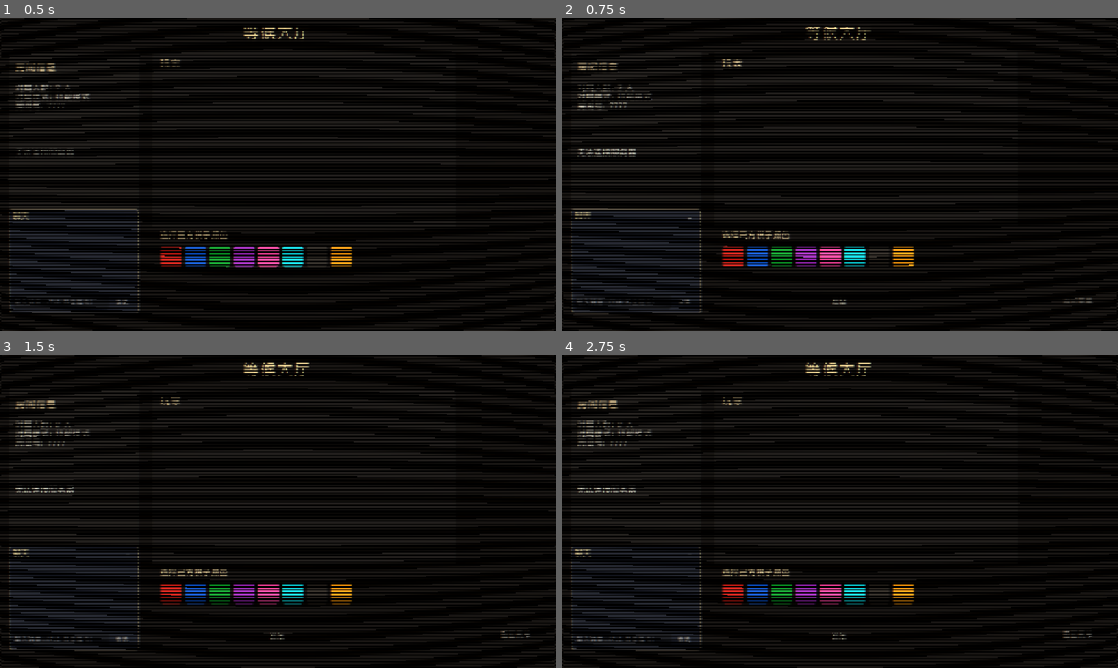
Above: before the commit, frames 1-4 (two rows, left to right).
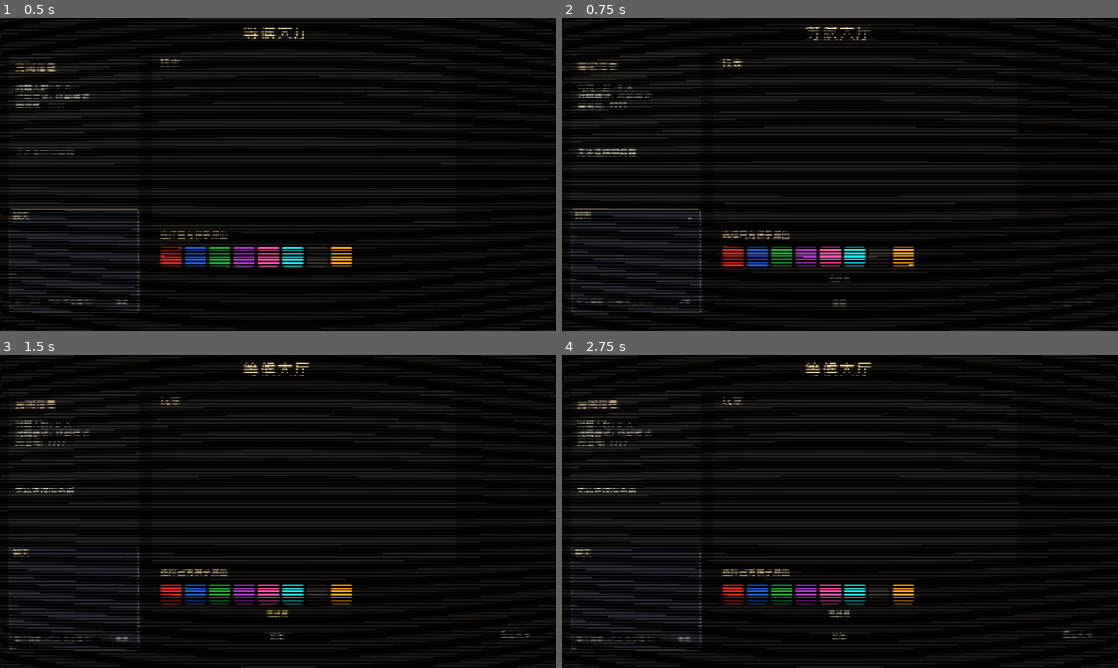
Above: after the commit, the same moments.

Repository: Lurongshika/ChessGame
Game: Godot game, scene res://scenes/lobby.tscn
Same seed, same stepped clock (60 frames per second), same inputs: the game is played once before the commit and once after it. This scene is started directly instead of the project's main scene.
Inputs (mouse positions are in pixels of both pictures, inside the frame that each line leads up to):
- Up to frame 1 (0.5 s): no input
- Up to frame 2 (0.75 s): click (734, 255) at 0.52 s
- Up to frame 3 (1.5 s): click (278, 611) at 1.25 s, where only the run after the commit has a clickable "观战席"
- Up to frame 4 (2.75 s): click (756, 592) at 2.02 s

Frame 1 is identical in both runs. In frame 2, less than 0.1% of the frame differs, in the area x 48-96%, y 82-93%; in frame 3, less than 0.1%; in frame 4, less than 0.1%.

Commit message:
feat: 等候大厅新增'观战席'
- lobby.gd:新增 spectators 表与'观战席'按钮;客户端点观战席上报 send_spectate,主机记入 spectators(不占对局席位);同步到 _players_to_data/apply;_update_ui 显示'👁 名字'观战席列表
- 大厅 _start_game 设 Global.spectators 并随 start_game RPC 下发
- game.gd:对局端识别观战者(_spectator=true,my_side4=-1/own_side=-1),输入拦截,顶部显示'观战中(仅观看)';状态由主机广播照常接收
- 说明:观战为 4p 混战常见场景;双人观战为尽力支持

Diff:
--- a/global.gd
+++ b/global.gd
@@ -12,6 +12,7 @@
 var my_color := -1          # 大厅:己方选的棋子颜色索引(0-15)
 var player_colors := {}     # 对局:side -> 棋子颜色索引(大厅分配)
 var lobby_players := {}     # 对局:side -> {name, avatar_data, color} 四方玩家信息(大厅传入)
+var spectators := {}       # 对局:pseudo_id -> {name, avatar_data} 观战席(不占席位,只观看)
 var game_rules := {}        # 自定义对局规则(大厅选项): win_mode/king_down/promotion/kill_count
 var from_lobby := false     # 是否从等候大厅进入对局(复用大厅连接)
 var reconnect_mode := false # 断线重连:客户端直接进 game 场景重连(跳过 Lobby,避免跨场景 RPC 路径错误)
--- a/scripts/game.gd
+++ b/scripts/game.gd
@@ -211,6 +211,7 @@
 var chat: Panel  # 对局聊天栏
 var _tip: Control  # 塔罗牌技能信息悬浮提示(共享)
 var _tip_is_piece := false    # 当前 tooltip 是否显示棋子状态
+var _spectator := false       # 观战席:无固定方,只收状态,不操作
 var _piece_last_key := ""     # 上次棋子状态内容(避免每帧重建)
 var record_panel: Panel  # 对局记录中心悬浮窗
 var record_btn: Button  # 屏幕下方对局记录按钮
@@ -262,6 +263,8 @@
 				my_side4 = _find_my_side4()
 				if my_side4 >= 0:
 					own_side = my_side4
+				else:
+					_spectator = true  # 观战席:无固定方
 				if net_role == "host":
 					_build_four_side_map()
 				# 本机视角旋转:自己的半场朝下(红不转/黑180°/绿90°CW/蓝270°CW)
@@ -308,6 +311,14 @@
 			_show_skill_draft4()
 			if _has_user_arg("--auto"):
 				call_deferred("_auto_pick_four")
+		# 观战席:该客户端在大厅选了观战——无固定方,只观看(状态由主机广播)
+		if Global.spectators.has(multiplayer.get_unique_id()):
+			_spectator = true
+			var sp_txt := _make_label("观战中(仅观看)", 24, Color(0.6, 0.75, 1.0))
+			sp_txt.position = Vector2(0, 150)
+			sp_txt.size = Vector2(1280, 60)
+			sp_txt.horizontal_alignment = HORIZONTAL_ALIGNMENT_CENTER
+			ui.add_child(sp_txt)
 		return
 	if net_role == "local":
 		if Global.demo_perk != "":
@@ -5514,6 +5525,8 @@
 # ==================== 交互 ====================
 
 func _unhandled_input(event: InputEvent) -> void:
+	if _spectator:
+		return  # 观战席:只观看,不操作
 	if four_mode:
 		_handle_input4(event)
 		return
--- a/scripts/lobby.gd
+++ b/scripts/lobby.gd
@@ -9,6 +9,7 @@
 const COLORS16 := Global.COLORS16
 
 var players := {}      # peer_id -> {name, avatar_data, color}
+var spectators := {}   # peer_id -> {name, avatar_data} 观战席(不占用下棋席位)
 var my_peer := 1
 var lobby_label: Label
 var players_box: VBoxContainer
@@ -114,6 +115,10 @@
 		Global.change_scene_with_fade("res://scenes/main.tscn")
 	)
 	add_child(back)
+	# 观战席:不占下棋席位,只能观看
+	var spectate_btn := _make_button("观战席", Vector2(540, 572), Vector2(200, 44))
+	spectate_btn.pressed.connect(_request_spectate)
+	add_child(spectate_btn)
 
 	# 聊天面板(左下角,可拖动/折叠)
 	chat = ChatPanel.new()
@@ -197,6 +202,27 @@
 	send_profile.rpc_id(1, prof.get("username", "玩家"), prof)
 
 
+# 加入方点击"观战席":上报主机,加入观战名单(不占对局席位)
+func _request_spectate() -> void:
+	if Global.net_role == "host":
+		return  # 房主为玩家,不能观战
+	var prof := Profile.to_net_data()
+	var nm: String = prof.get("username", "玩家")
+	send_spectate.rpc_id(1, nm, prof)
+
+
+@rpc("any_peer", "reliable")
+func send_spectate(name: String, avatar_data: Dictionary) -> void:
+	if not multiplayer.is_server():
+		return
+	var pid := multiplayer.get_remote_sender_id()
+	# 已在玩家席位的不再重复;观战者不占席位
+	players.erase(pid)
+	spectators[pid] = {"name": name, "avatar_data": avatar_data}
+	_update_ui()
+	_sync_players.rpc(_players_to_data())
+
+
 @rpc("any_peer", "reliable")
 func send_profile(name: String, avatar_data: Dictionary) -> void:
 	if not multiplayer.is_server():
@@ -244,6 +270,7 @@
 
 func _on_peer_disconnected(pid: int) -> void:
 	players.erase(pid)
+	spectators.erase(pid)
 	_update_ui()
 
 
@@ -257,12 +284,21 @@
 			"ready": bool(players[pid].get("ready", false)),
 			"join_order": int(players[pid].get("join_order", 0)),
 		}
+	var sp := {}
+	for spid in spectators:
+		sp[str(spid)] = {"name": spectators[spid]["name"]}
+	data["__spectators"] = sp
 	return data
 
 
 func _apply_players(data: Dictionary) -> void:
 	players = {}
+	spectators = {}
 	for pid in data:
+		if pid == "__spectators":
+			for spid in data[pid]:
+				spectators[int(spid)] = {"name": data[pid][spid]["name"], "avatar_data": {}}
+			continue
 		var p: Dictionary = data[pid]
 		players[int(pid)] = {"name": p["name"], "avatar_data": p["avatar"], "color": int(p["color"]), "ready": bool(p.get("ready", false)), "join_order": int(p.get("join_order", 0))}
 		if int(pid) == my_peer:
@@ -414,6 +450,16 @@
 	for pid in order:
 		var p: Dictionary = players[pid]
 		players_box.add_child(_player_row(pid, p))
+	# 观战席
+	if not spectators.is_empty():
+		var sp_label := _make_label("观战席:", 15, Color(0.6, 0.75, 1.0))
+		players_box.add_child(sp_label)
+		var sp_order: Array = spectators.keys()
+		sp_order.sort()
+		for spid in sp_order:
+			var sp: Dictionary = spectators[spid]
+			var row := _make_label("👁 %s" % sp["name"], 15, Color(0.62, 0.68, 0.78))
+			players_box.add_child(row)
 	_update_room_count()
 	# 颜色板禁用已被选的
 	if color_box != null:
@@ -560,17 +606,21 @@
 				"is_ai": true,
 			}
 	Global.from_lobby = true
-	start_game.rpc(Global.player_colors, Global.game_mode, Global.standard_mode, lobby_players, Global.game_rules)
+	Global.spectators = {}
+	for spid in spectators:
+		Global.spectators[spid] = {"name": spectators[spid]["name"], "avatar_data": {}}
+	start_game.rpc(Global.player_colors, Global.game_mode, Global.standard_mode, lobby_players, Global.game_rules, Global.spectators)
 
 
 @rpc("authority", "call_local", "reliable")
-func start_game(colors: Dictionary, mode: String, standard: bool, lobby_players: Dictionary = {}, game_rules: Dictionary = {}) -> void:
+func start_game(colors: Dictionary, mode: String, standard: bool, lobby_players: Dictionary = {}, game_rules: Dictionary = {}, spectators: Dictionary = {}) -> void:
 	Global.from_lobby = true
 	Global.player_colors = colors
 	# 加入方必须同步房间模式(四人/标准),否则会按双人 pvp 逻辑等待 assign_perks 卡死
 	Global.game_mode = mode
 	Global.standard_mode = standard
 	Global.lobby_players = lobby_players
+	Global.spectators = spectators
 	# 同步自定义规则(占领点/击杀目标等),加入端与主机一致
 	if not game_rules.is_empty():
 		Global.game_rules = game_rules
